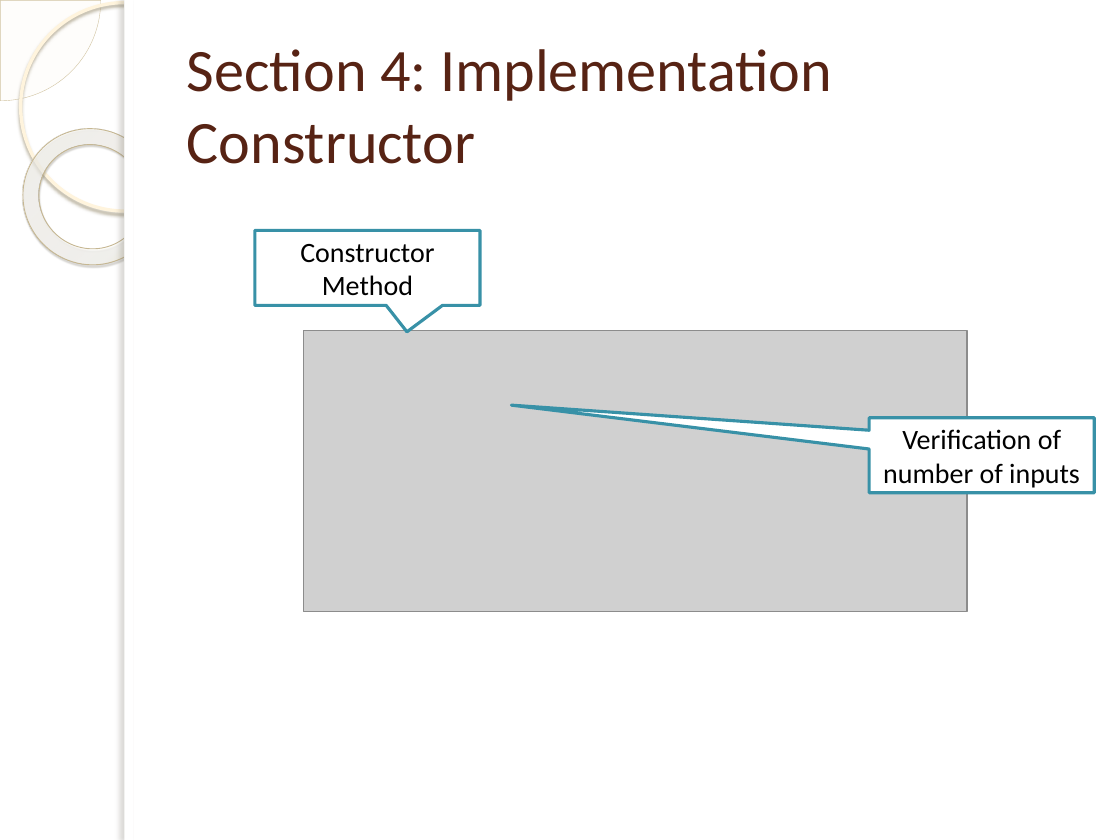
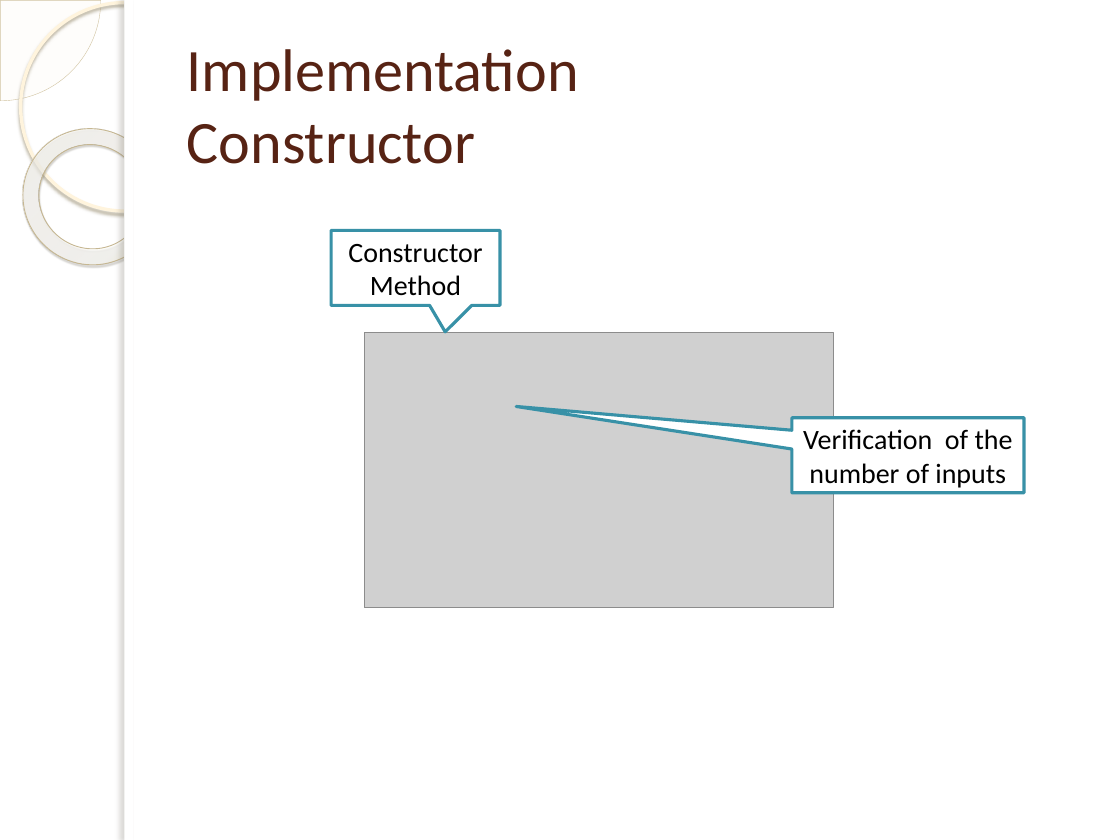
Before and after one commit to isamubr/ece405group6, a slide deck: slide 16 of 4305 Final Presentation.pptx (slide 15 before the commit). Drawn at 1120x840 pixels with LibreOffice and Linux fonts; fonts in the diff are those of the drawing; grey boxes stand for pictures; background and template pictures are left out. Boxes give left, top, right and bottom in pixels: in the first picture for what was removed or moved away, otherwise in the second. Text is boxed around its words. In the diff, an @@ line names an element or a change of style, - is before the commit and + after.

```diff
--- a/4305 Final Presentation.pptx
+++ b/4305 Final Presentation.pptx
@@ title at (x1=187, y1=49, x2=579, y2=164): text changed @@
-Section 4: Implementation
-Constructor
+Implementation
+Constructor
@@ speech box "Constructor Method" resized from (x1=255, y1=231, x2=480, y2=306) to (x1=332, y1=231, x2=501, y2=306) @@
@@ picture resized from (x1=304, y1=330, x2=968, y2=612) to (x1=364, y1=333, x2=833, y2=608) @@
@@ speech box "Verification of the number of ..." resized from (x1=869, y1=418, x2=1094, y2=493) to (x1=792, y1=418, x2=1024, y2=493) @@
@@ speech box "Verification of the number of ..." at (x1=792, y1=418, x2=1024, y2=493): proportions changed @@
@@ text in speech box at (x1=803, y1=429, x2=1013, y2=488): text changed @@
-Verification of number of inputs
+Verification of the number of inputs
```
Also in this commit, not shown: 8 other slides changed, 5 slides added, 1 slide removed, 2 other files.
